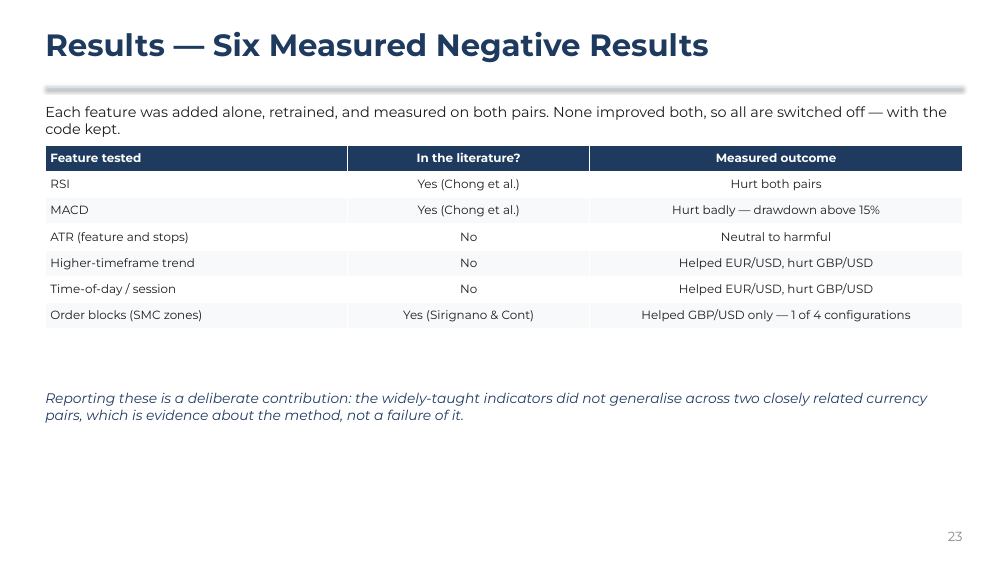
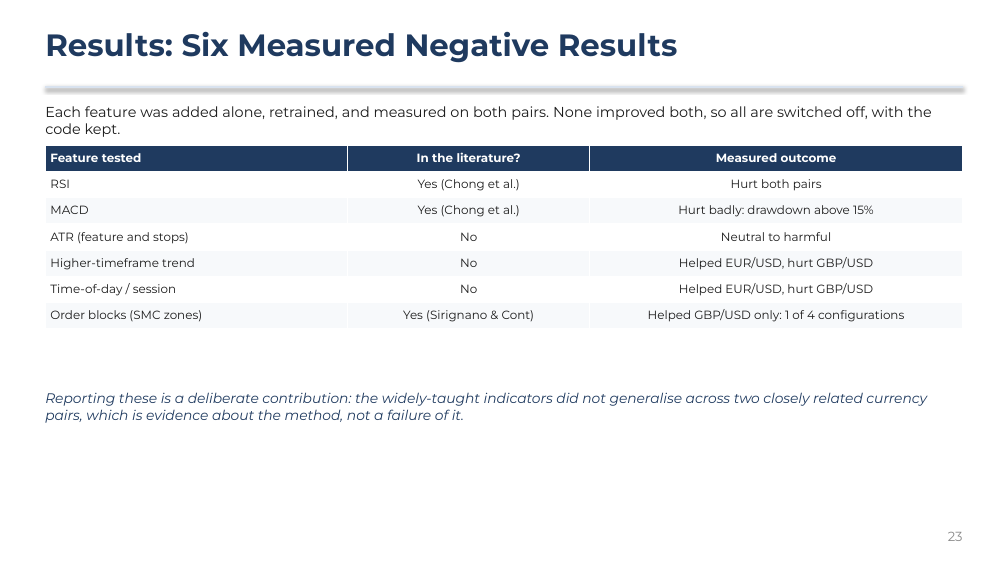
Before and after one commit to greatonical/scikit-automated-trading-system, a slide deck: slide 23 of docs/DEFENCE_PRESENTATION.pptx. Drawn at 1008x567 pixels with LibreOffice and Linux fonts; fonts in the diff are those of the drawing. Boxes give left, top, right and bottom in pixels: in the first picture for what was removed or moved away, otherwise in the second. Text is boxed around its words. In the diff, an @@ line names an element or a change of style, - is before the commit and + after.

```diff
--- a/docs/DEFENCE_PRESENTATION.pptx
+++ b/docs/DEFENCE_PRESENTATION.pptx
@@ text at (45,31,678,63): text changed @@
-Results — Six Measured Negative Results
+Results: Six Measured Negative Results
@@ text at (45,106,932,137): text changed @@
-Each feature was added alone, retrained, and measured on both pairs. None improved both, so all are switched off — with the code kept.
+Each feature was added alone, retrained, and measured on both pairs. None improved both, so all are switched off, with the code kept.
@@ table at (45,145,963,329) @@
-row 3, column 3: Hurt badly — drawdown above 15%
+row 3, column 3: Hurt badly: drawdown above 15%
-row 7, column 3: Helped GBP/USD only — 1 of 4 configurations
+row 7, column 3: Helped GBP/USD only: 1 of 4 configurations
```
Also in this commit, not shown: 29 other slides changed, 2 other files.
